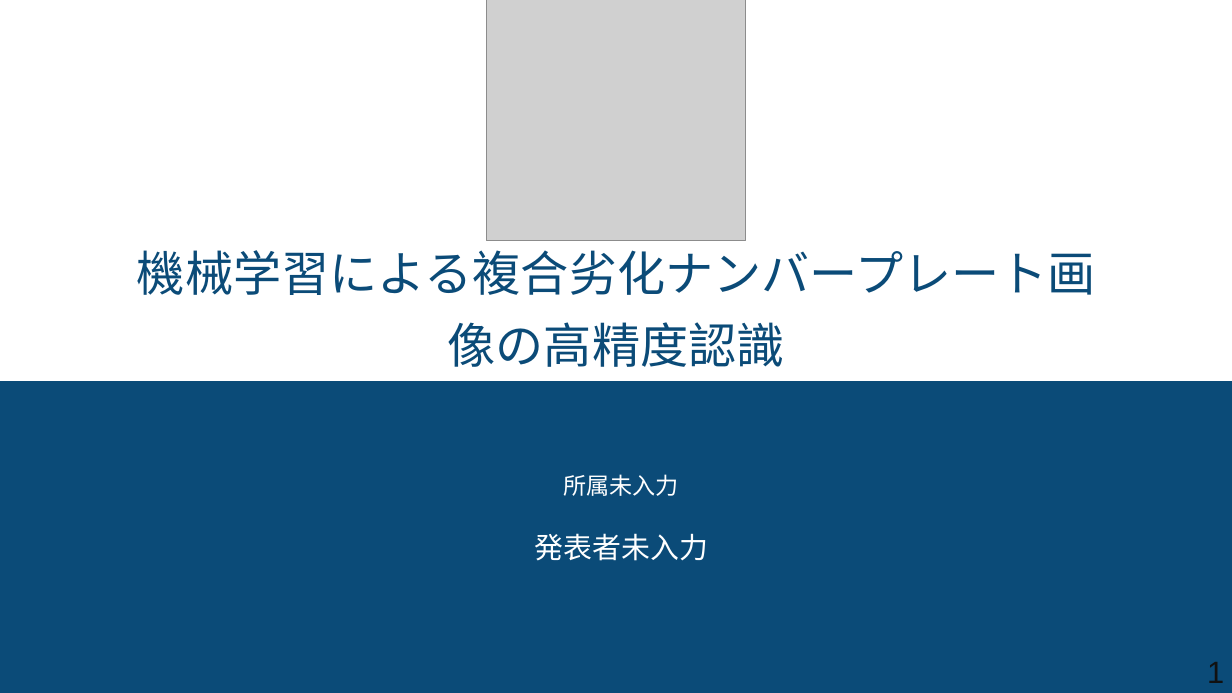
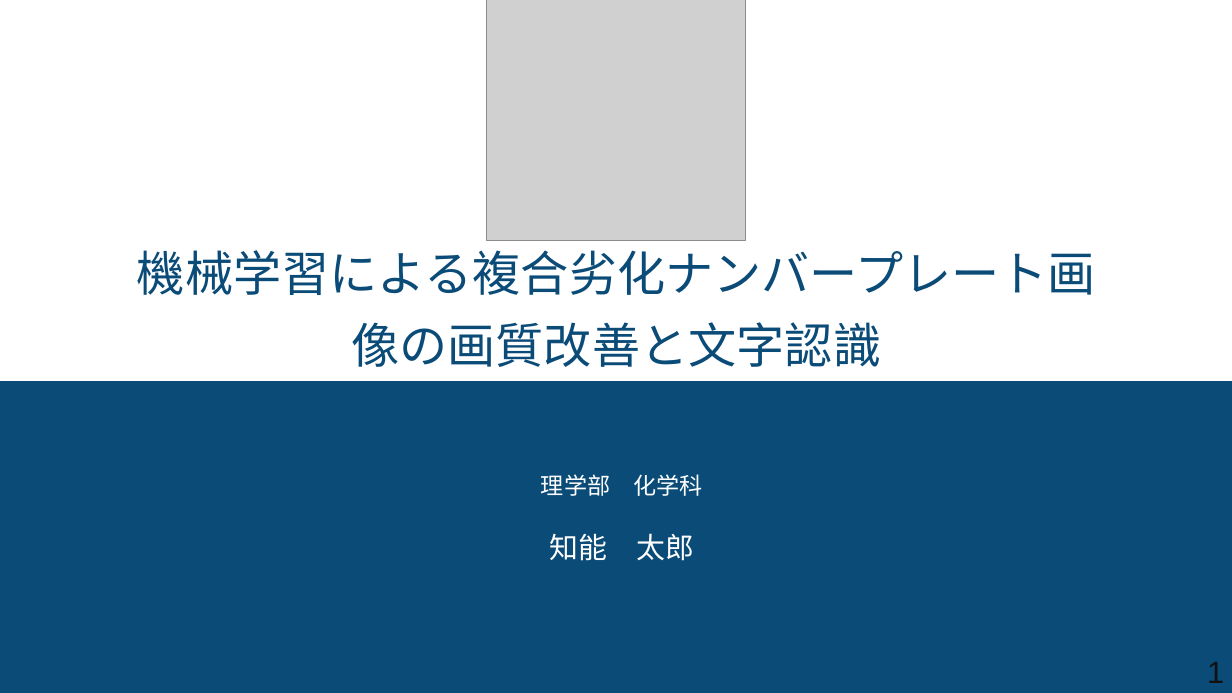
Before and after one commit to syarasyoujyu/create_presentation, a slide deck: slide 1 of data/sample-step2.pptx. Drawn at 1232x693 pixels with LibreOffice and Linux fonts; fonts in the diff are those of the drawing; grey boxes stand for pictures. Boxes give left, top, right and bottom in pixels: in the first picture for what was removed or moved away, otherwise in the second. Text is boxed around its words. In the diff, an @@ line names an element or a change of style, - is before the commit and + after.

```diff
--- a/data/sample-step2.pptx
+++ b/data/sample-step2.pptx
@@ text at (351,322,881,367): text changed @@
-像の⾼精度認識
+像の画質改善と⽂字認識
@@ text at (541,474,702,496): text changed @@
-所属未⼊⼒
+理学部 化学科
@@ text at (550,533,694,561): text changed @@
-発表者未⼊⼒
+知能 太郎
```
Also in this commit, not shown: 13 other slides changed, 27 other files.
